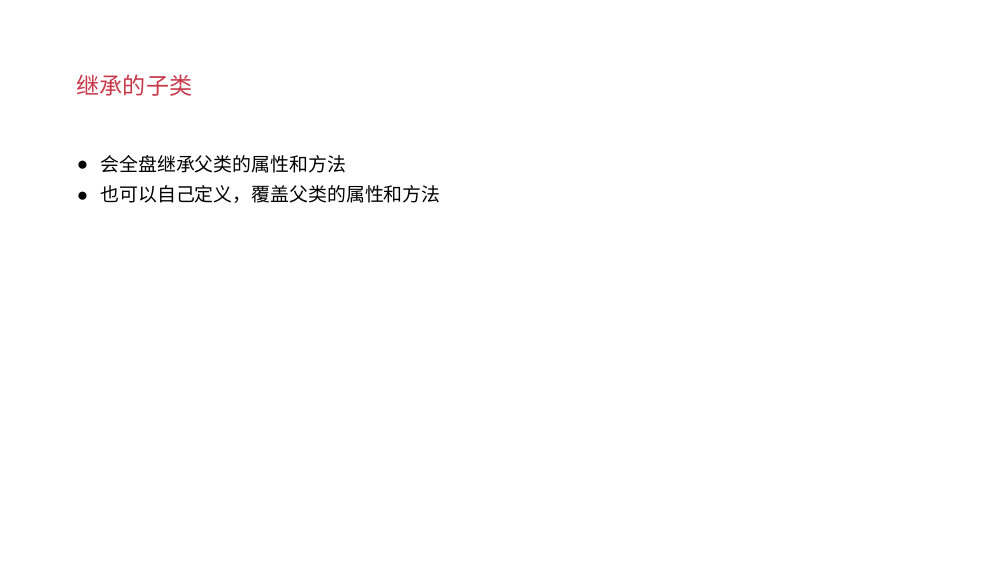
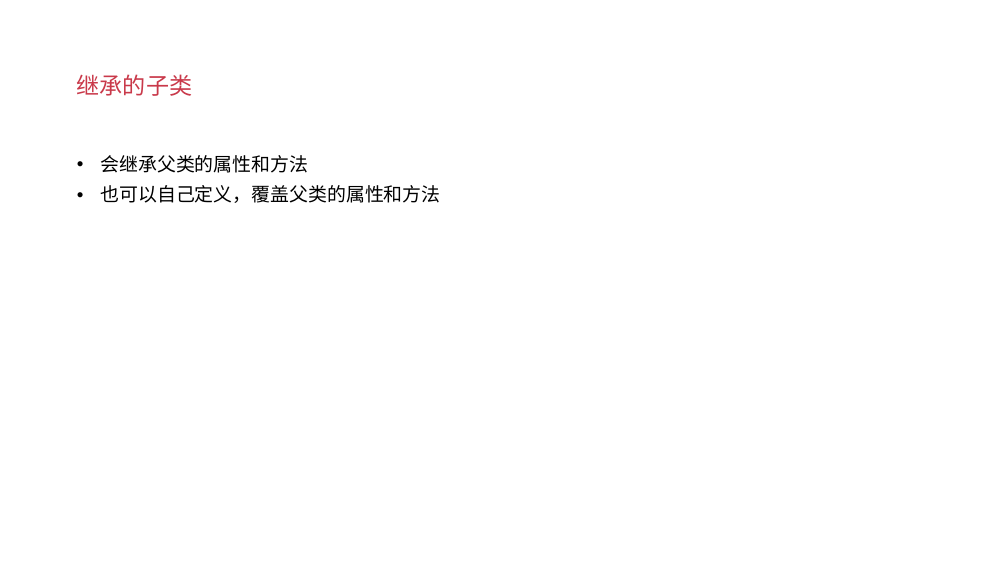
Before and after one commit to albert-feng/Python_OOP, a slide deck: slide 3 of ppt/3.4-类的继承.pptx. Drawn at 1008x567 pixels with LibreOffice and Linux fonts; fonts in the diff are those of the drawing. Boxes give left, top, right and bottom in pixels: in the first picture for what was removed or moved away, otherwise in the second. Text is boxed around its words. In the diff, an @@ line names an element or a change of style, - is before the commit and + after.

```diff
--- a/ppt/3.4-类的继承.pptx
+++ b/ppt/3.4-类的继承.pptx
@@ text at (100, 155, 308, 173): text changed @@
-● 会全盘继承父类的属性和方法
+• 会继承父类的属性和方法
```
Also in this commit, not shown: 3 other slides changed, 2 slides added, 1 slide removed, 6 other files.
